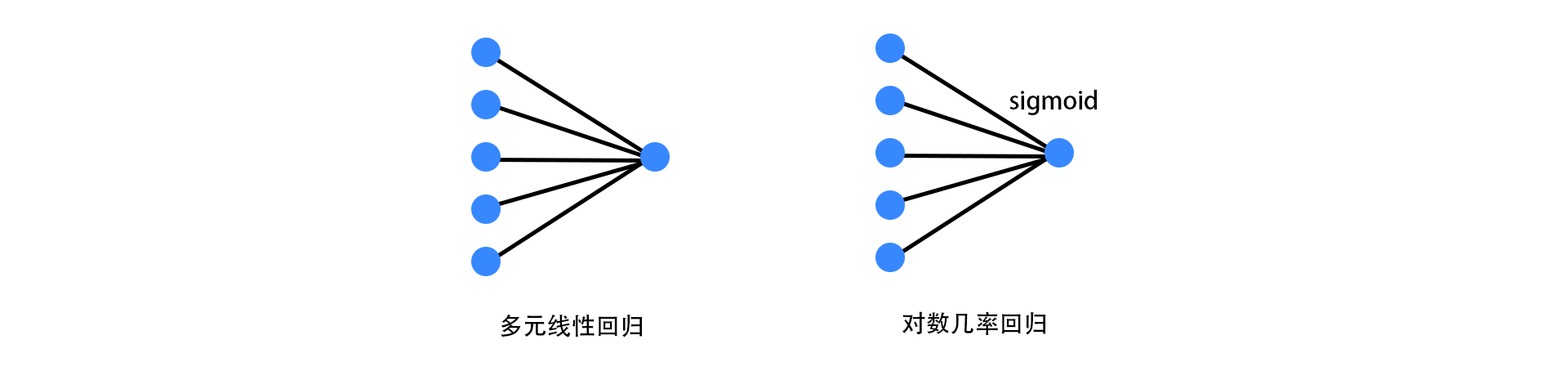
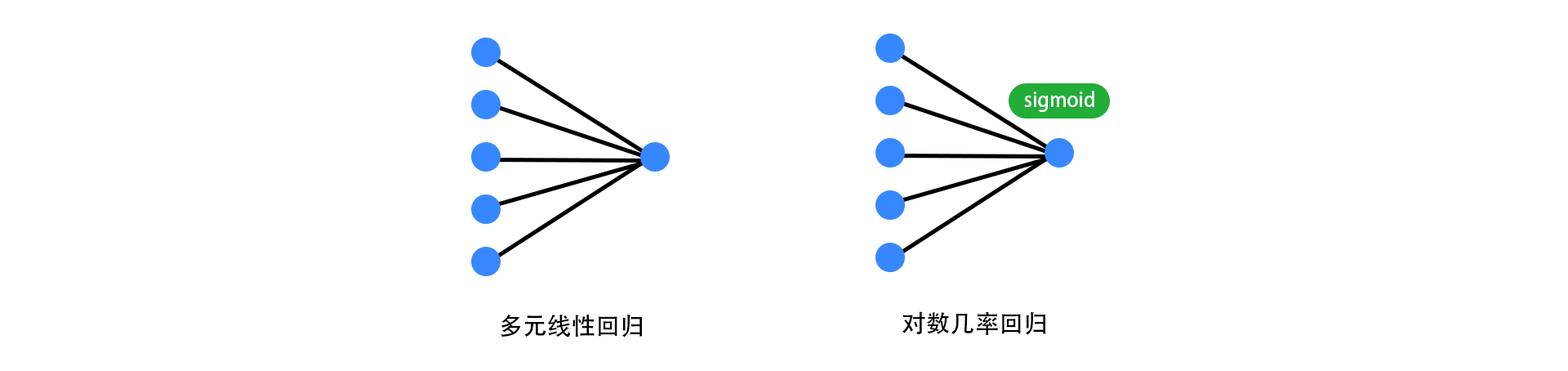
Comparing the layer stacks of the two 1568 x 371 images. Changes:
renamed "sigmoid" to "sigmoid 拷贝", moved it above "圆角矩形 1 拷贝", painted on it over [1009, 89, 1097, 116]
added layer "圆角矩形 1 拷贝" above "对数几率回归" over [1008, 83, 1110, 119]
